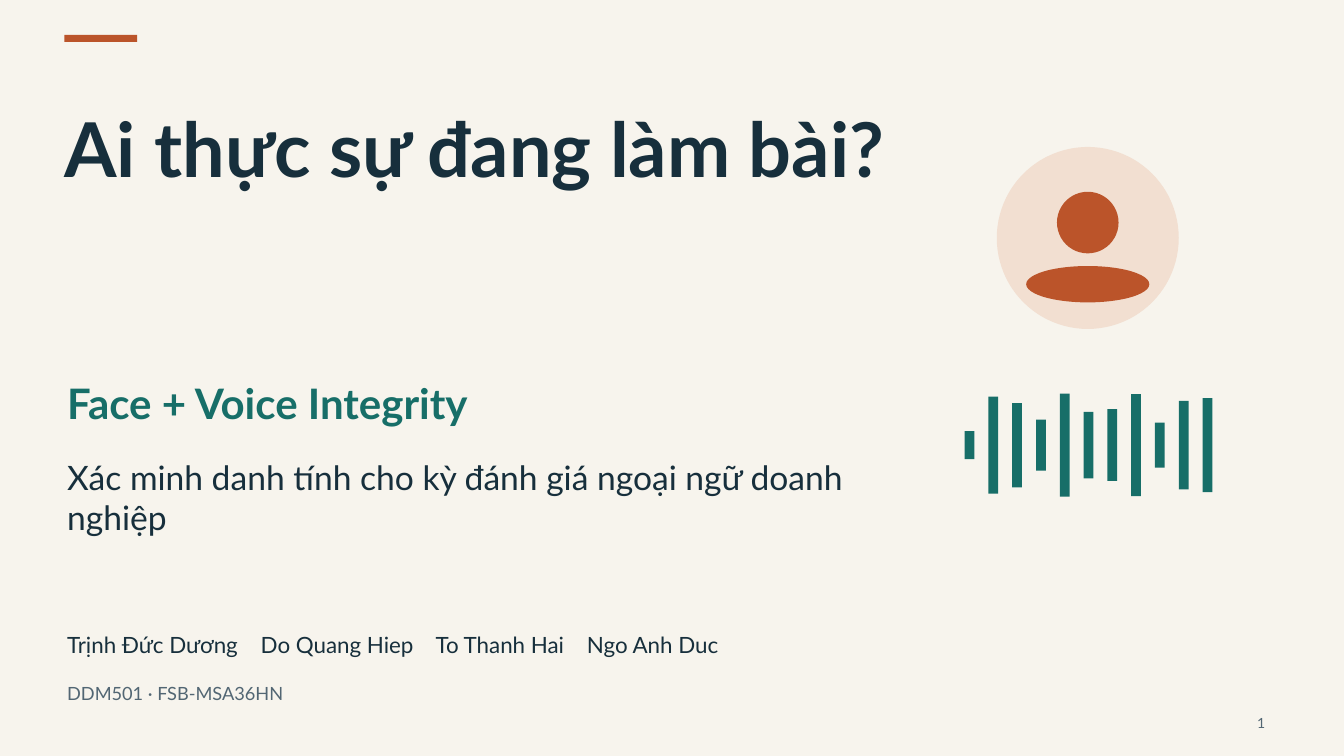
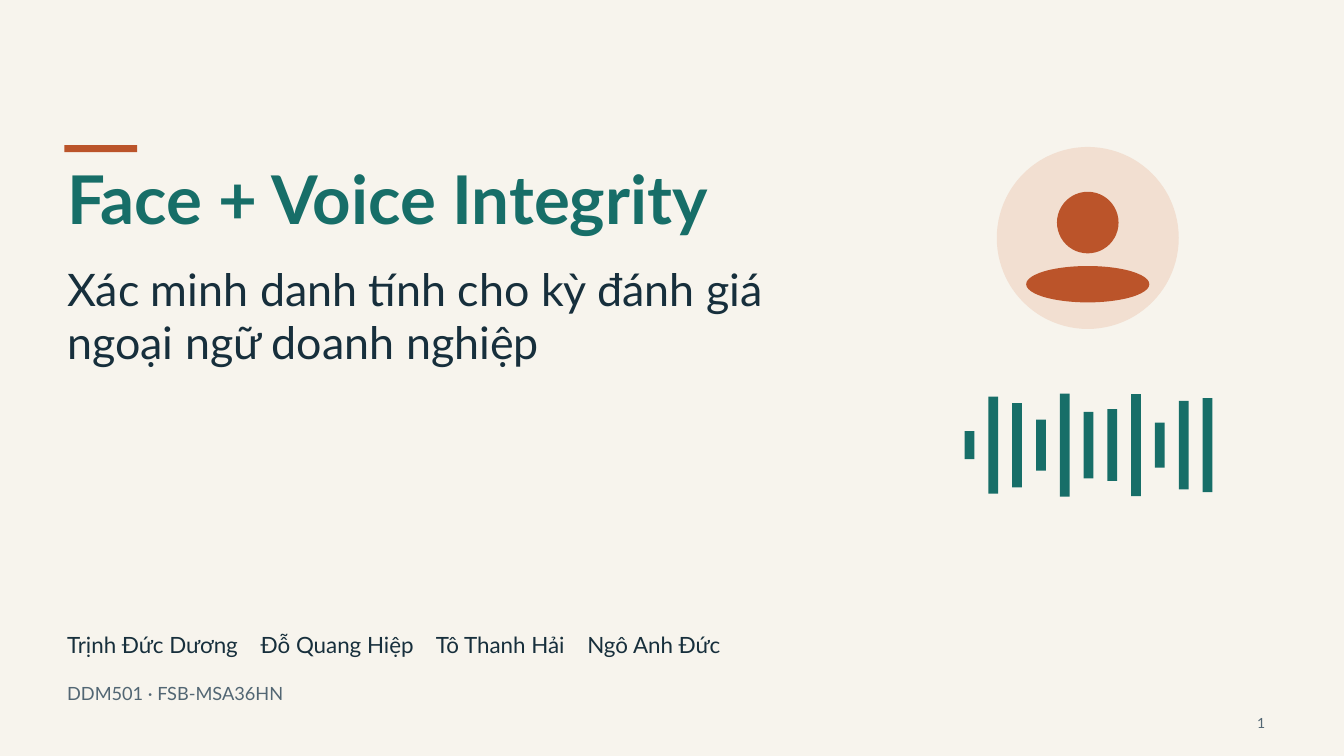
Before and after one commit to FSB-MSA36HN/DDM501-face-voice-proctoring, a slide deck: slide 1 of docs/presentation/DDM501_Defense_15p_Demo13p_QA10p.pptx. Drawn at 1344x756 pixels with LibreOffice and Linux fonts; fonts in the diff are those of the drawing. Boxes give left, top, right and bottom in pixels: in the first picture for what was removed or moved away, otherwise in the second. Text is boxed around its words. In the diff, an @@ line names an element or a change of style, - is before the commit and + after.

```diff
--- a/docs/presentation/DDM501_Defense_15p_Demo13p_QA10p.pptx
+++ b/docs/presentation/DDM501_Defense_15p_Demo13p_QA10p.pptx
@@ text removed at box(64, 121, 884, 191) @@
-Ai thực sự đang làm bài?
@@ rectangle: place and size @@
-rectangle at box(65, 35, 137, 42)
+rectangle at box(65, 145, 137, 152)
@@ text "Face + Voice Integrity": place and size @@
-text "Face + Voice Integrity" at box(67, 388, 468, 427)
+text "Face + Voice Integrity" at box(67, 174, 707, 236)
@@ text "Face + Voice Integrity" at box(67, 174, 707, 236): size 30 to 48 pt @@
@@ text "Xác minh danh tính cho ...": place and size @@
-text "Xác minh danh tính cho ..." at box(67, 465, 843, 496)
+text "Xác minh danh tính cho ..." at box(67, 273, 762, 367)
@@ text "Xác minh danh tính cho ..." at box(67, 273, 762, 367): size 24 to 32 pt @@
@@ text at box(67, 634, 721, 657): text changed @@
-Trịnh Đức Dương Do Quang Hiep To Thanh Hai Ngo Anh Duc
+Trịnh Đức Dương Đỗ Quang Hiệp Tô Thanh Hải Ngô Anh Đức
```
Also in this commit, not shown: 31 other slides changed, 2 other files.
